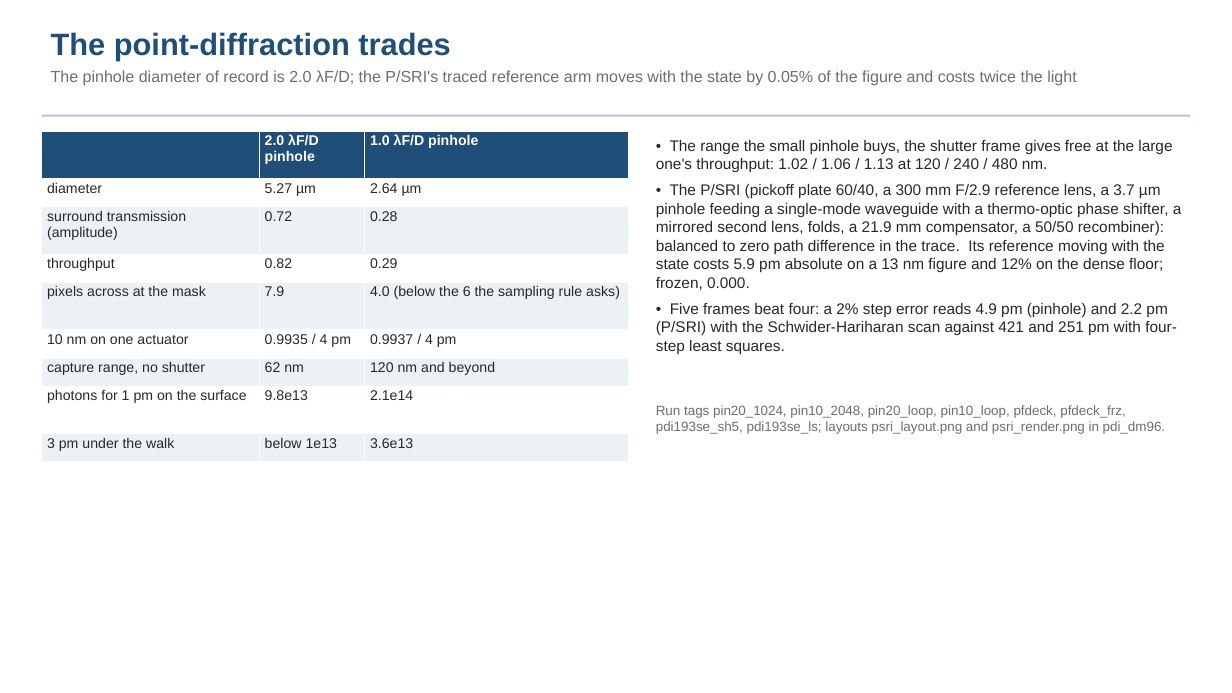
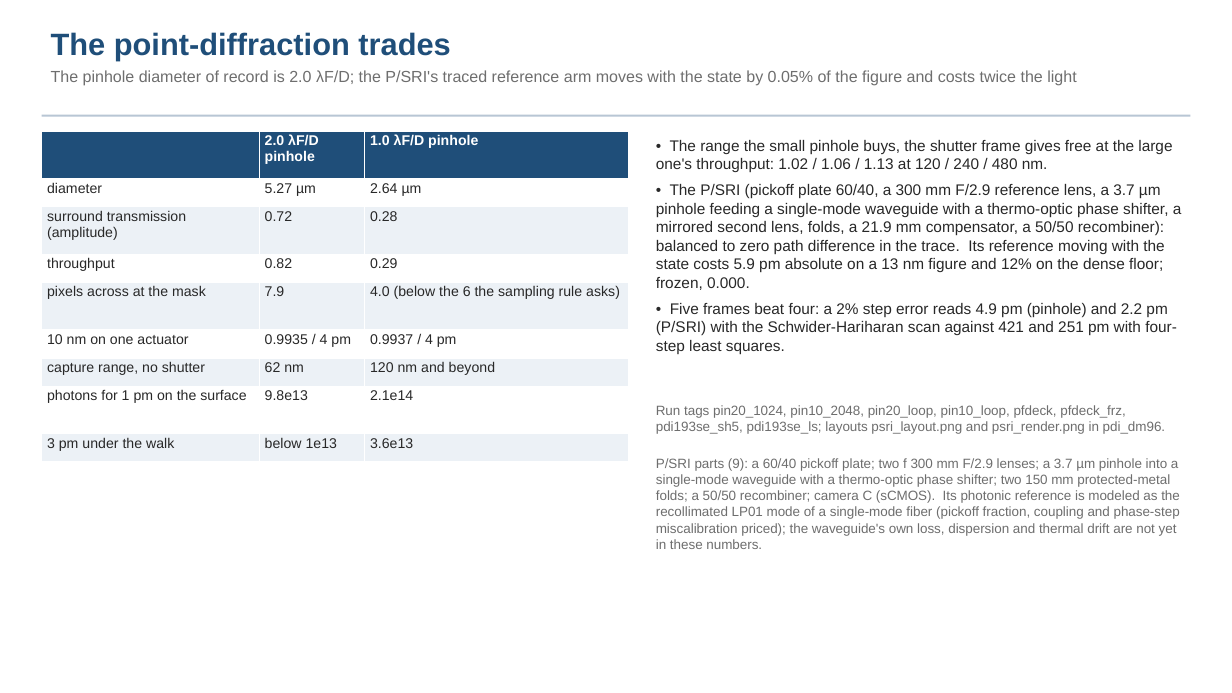
Before and after one commit to nasa-jpl/macos, a slide deck: slide 47 of demo_session/deck_gauges.pptx. Drawn at 1232x693 pixels with LibreOffice and Linux fonts; fonts in the diff are those of the drawing. Boxes give left, top, right and bottom in pixels: in the first picture for what was removed or moved away, otherwise in the second. Text is boxed around its words. In the diff, an @@ line names an element or a change of style, - is before the commit and + after.

```diff
--- a/demo_session/deck_gauges.pptx
+++ b/demo_session/deck_gauges.pptx
@@ text added at bbox=[656, 458, 1180, 549], 10.5 pt, text #6E6E6E @@
+P/SRI parts (9): a 60/40 pickoff plate; two f 300 mm F/2.9 lenses; a 3.7 µm pinhole into a single-mode waveguide with a thermo-optic phase shifter; two 150 mm protected-metal folds; a 50/50 recombiner; camera C (sCMOS). Its photonic reference is modeled as the recollimated LP01 mode of a single-mode fiber (pickoff fraction, coupling and phase-step miscalibration priced); the waveguide's own loss, dispersion and thermal drift are not yet in these numbers.
```
Also in this commit, not shown: 1 other slide changed, 1 other file.
